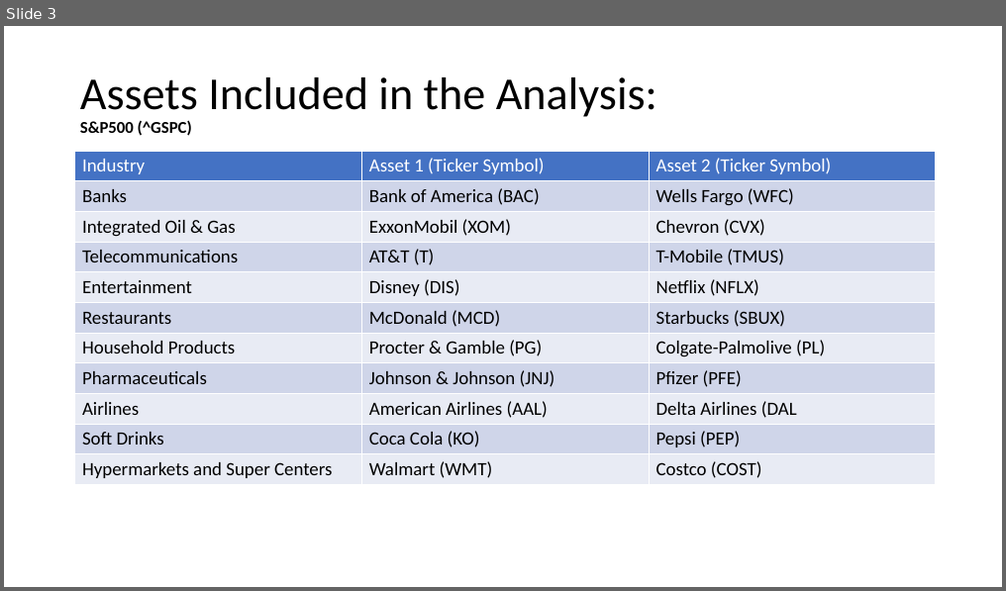
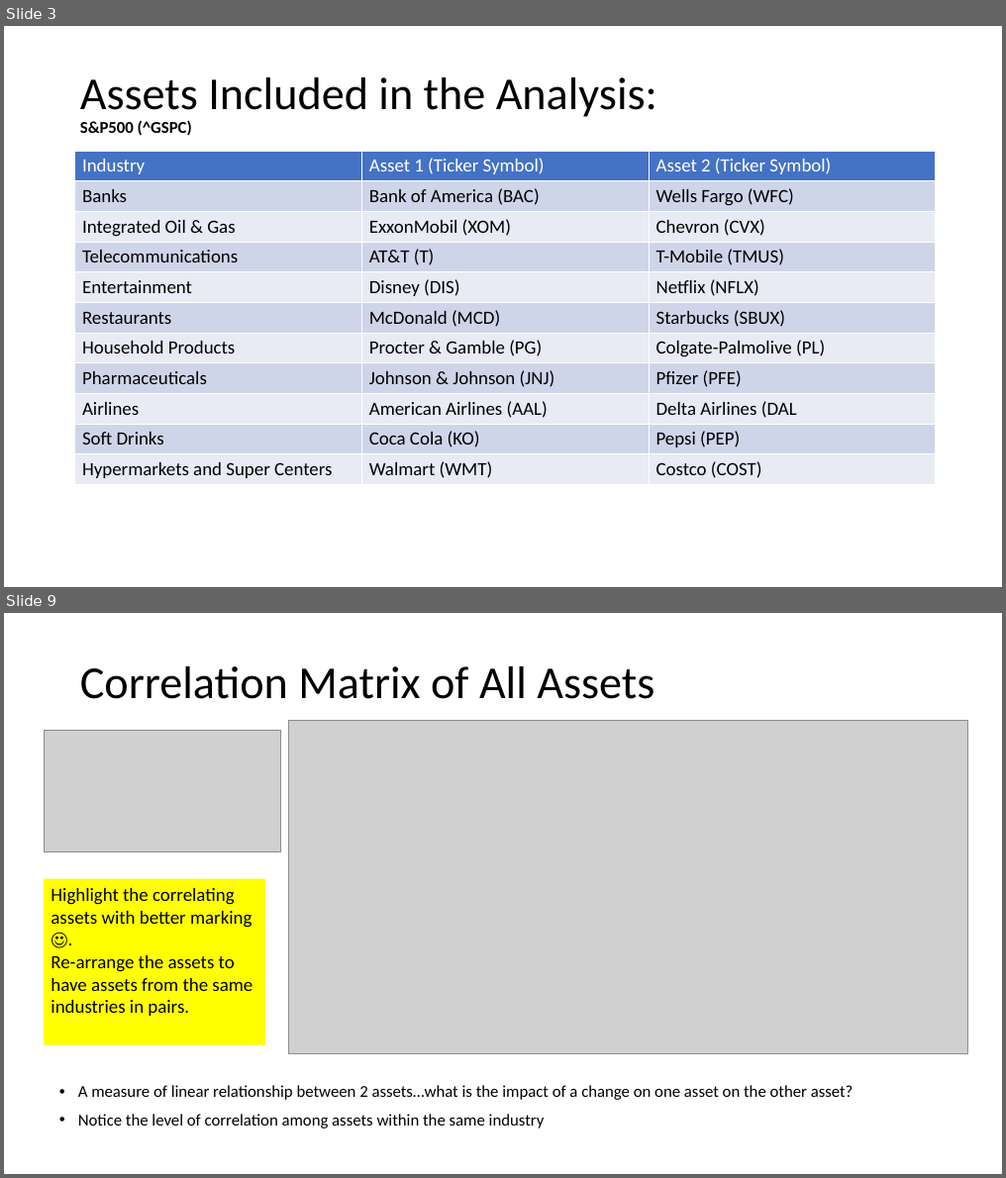
Before and after one commit to claybeaver/Group9_Project1, a slide deck: Final_Presentation.pptx. Shown one above the other, each under a label of ours: slide 3 before the commit, slides 3 and 9 after it; the slides between them are not shown. The pictures are 1006x591 and 1006x1178 pixels, drawn with LibreOffice and Linux fonts; fonts in the diff are those of the drawing; grey boxes stand for pictures. Boxes give left, top, right and bottom in pixels: in the first picture for what was removed or moved away, otherwise in the second. Text is boxed around its words. In the diff, an @@ line names an element or a change of style, - is before the commit and + after.

```diff
--- a/Final_Presentation.pptx
+++ b/Final_Presentation.pptx
@@ slide 9 added at bbox=[4, 613, 1002, 1174], background #FFFFFF @@
@@ title added at bbox=[80, 666, 654, 699], 44 pt, text #000000 @@
+Correlation Matrix of All Assets
@@ picture added at bbox=[44, 730, 280, 852] @@
@@ picture added at bbox=[288, 721, 967, 1054] @@
@@ rectangle added at bbox=[44, 878, 265, 1045], fill #FFFF00, 18 pt, text #000000 @@
+Highlight the correlating assets with better marking ☺.
+Re-arrange the assets to have assets from the same industries in pairs.
@@ text added at bbox=[78, 1085, 853, 1129], 16 pt, text #000000 @@
+• A measure of linear relationship between 2 assets…what is the impact of a change on one asset on the other asset?
+• Notice the level of correlation among assets within the same industry
```
Also in this commit, not shown: 1 slide changed, 8 other slides added, 16 other files.
